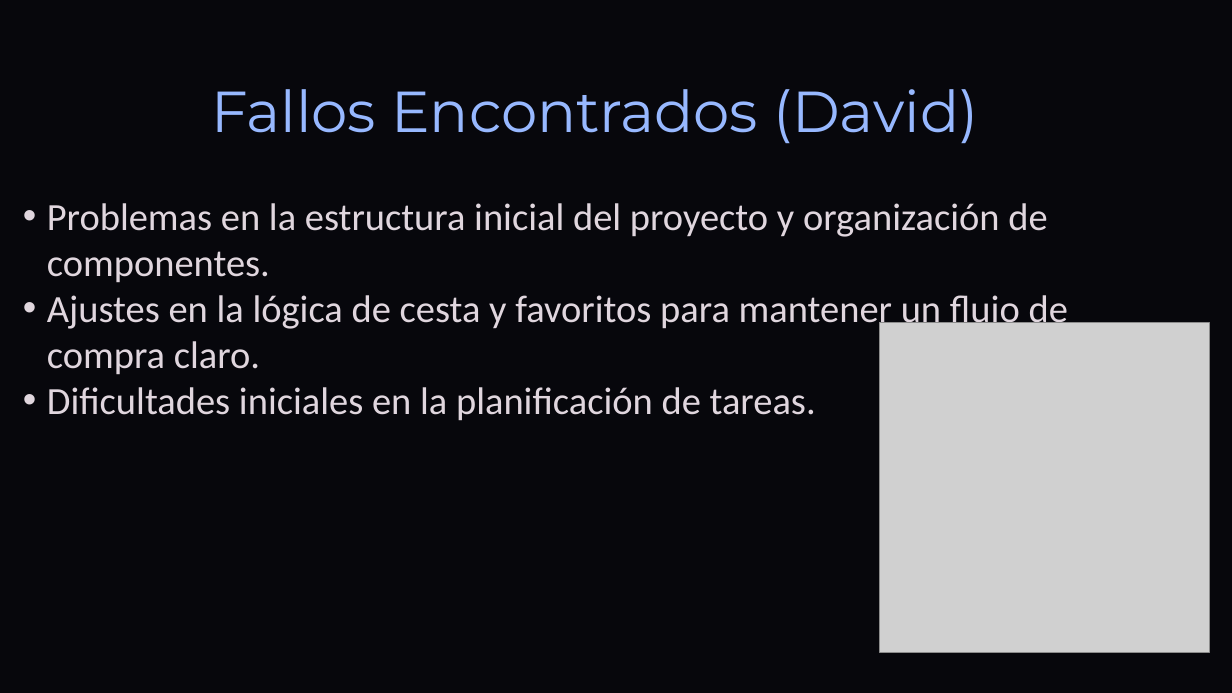
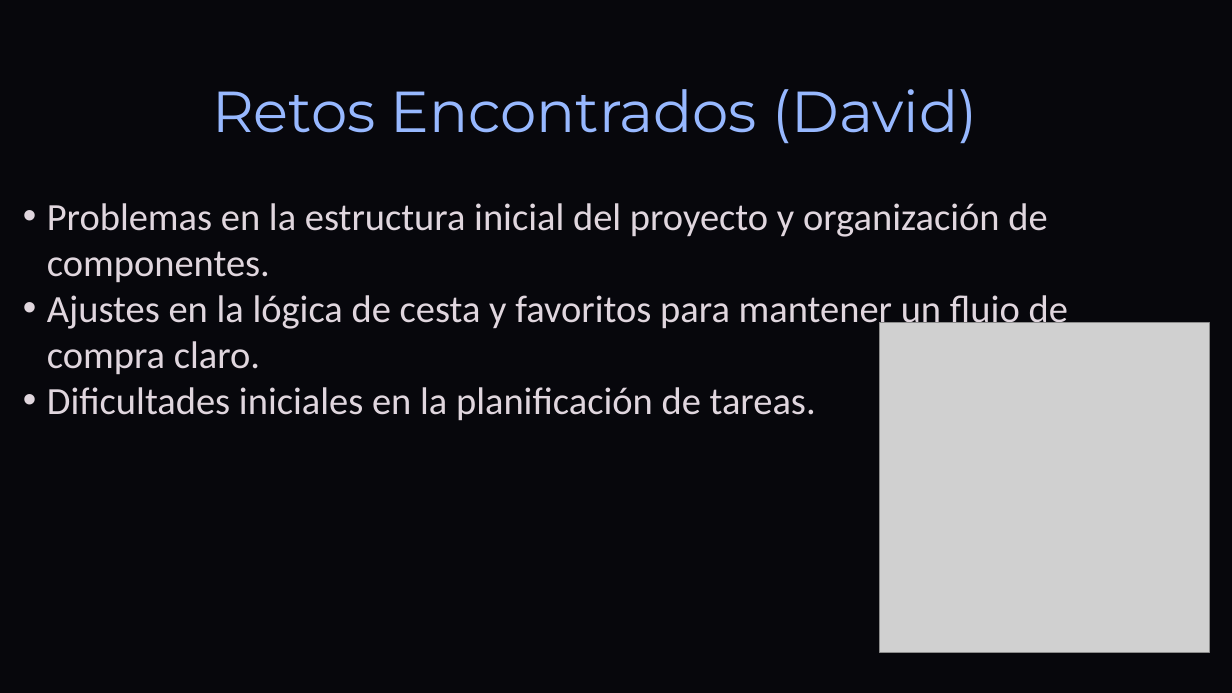
Before and after one commit to DavidCorredorMiguel/proyectogrupo2, a slide deck: slide 12 of Tech-and-Learn-Innovacion-y-Aprendizaje-en-E-commerce (1).pptx (slide 13 before the commit). Drawn at 1232x693 pixels with LibreOffice and Linux fonts; fonts in the diff are those of the drawing; grey boxes stand for pictures; background and template pictures are left out. Boxes give left, top, right and bottom in pixels: in the first picture for what was removed or moved away, otherwise in the second. Text is boxed around its words. In the diff, an @@ line names an element or a change of style, - is before the commit and + after.

```diff
--- a/Tech-and-Learn-Innovacion-y-Aprendizaje-en-E-commerce (1).pptx
+++ b/Tech-and-Learn-Innovacion-y-Aprendizaje-en-E-commerce (1).pptx
@@ text at box(212, 89, 977, 144): text changed @@
-Fallos Encontrados (David)
+Retos Encontrados (David)
```
Also in this commit, not shown: 6 other slides changed, 1 slide removed, 1 other file.
